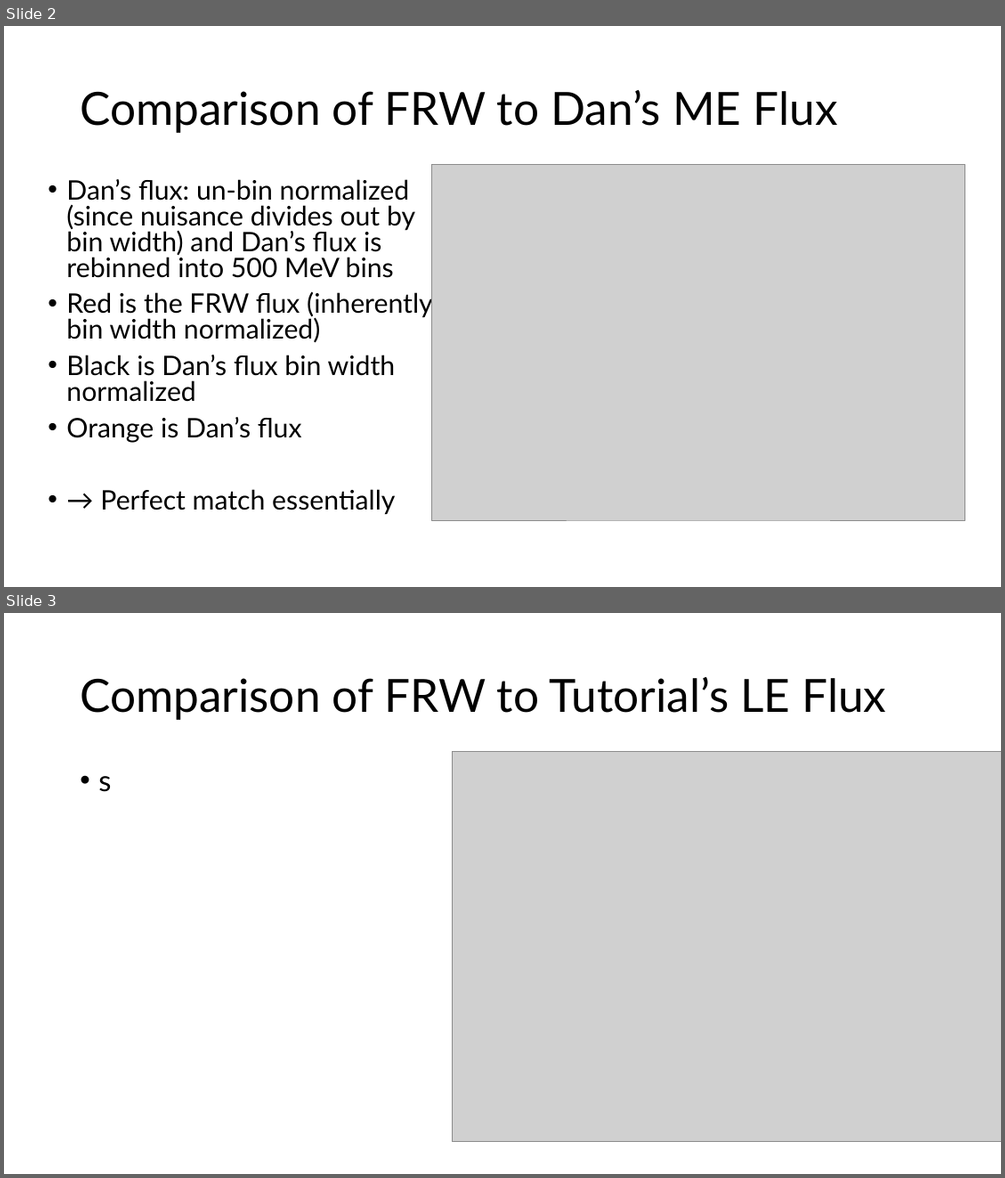
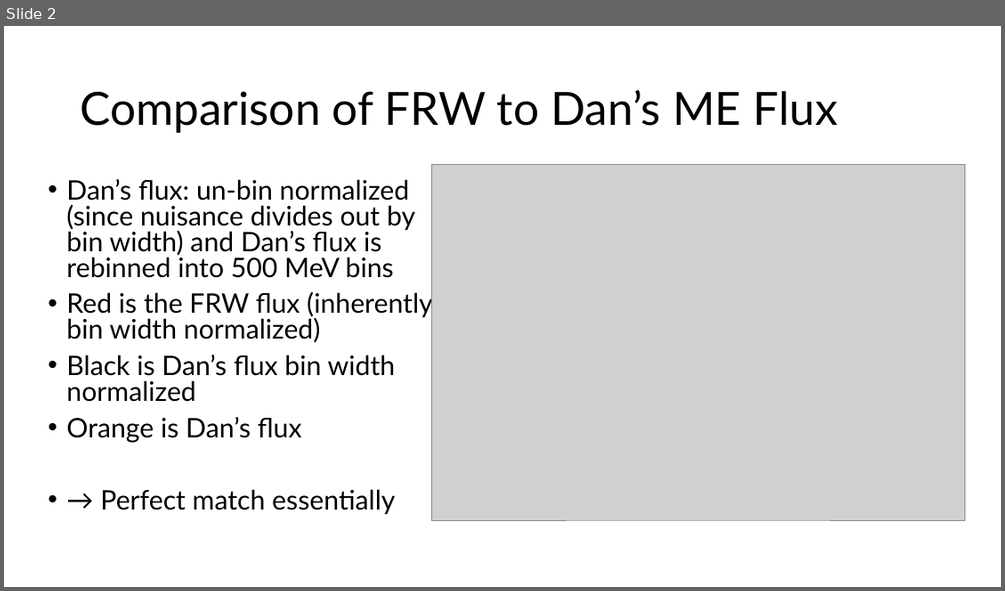
Before and after one commit to mehmoo24/Personal-PhD-Assistant, a slide deck: INCLUSIVE_Analysis_forPublication/Model Comparisons/FluxComparisons_2026-04-16_v1.pptx. Shown one above the other, each under a label of ours: slides 2 and 3 before the commit, slide 2 after it. The pictures are 1005x1178 and 1005x591 pixels, drawn with LibreOffice and Linux fonts; fonts in the diff are those of the drawing; grey boxes stand for pictures. Boxes give left, top, right and bottom in pixels: in the first picture for what was removed or moved away, otherwise in the second. Text is boxed around its words. In the diff, an @@ line names an element or a change of style, - is before the commit and + after.

```diff
--- a/INCLUSIVE_Analysis_forPublication/Model Comparisons/FluxComparisons_2026-04-16_v1.pptx
+++ b/INCLUSIVE_Analysis_forPublication/Model Comparisons/FluxComparisons_2026-04-16_v1.pptx
@@ slide 3 removed at [4,613,1001,1174], background #FFFFFF @@
@@ title removed at [80,677,887,720] @@
-Comparison of FRW to Tutorial’s LE Flux
@@ picture removed at [452,751,1001,1142] @@
@@ text removed at [98,776,111,792] @@
-• s
```
Also in this commit, not shown: 3 slides added.
